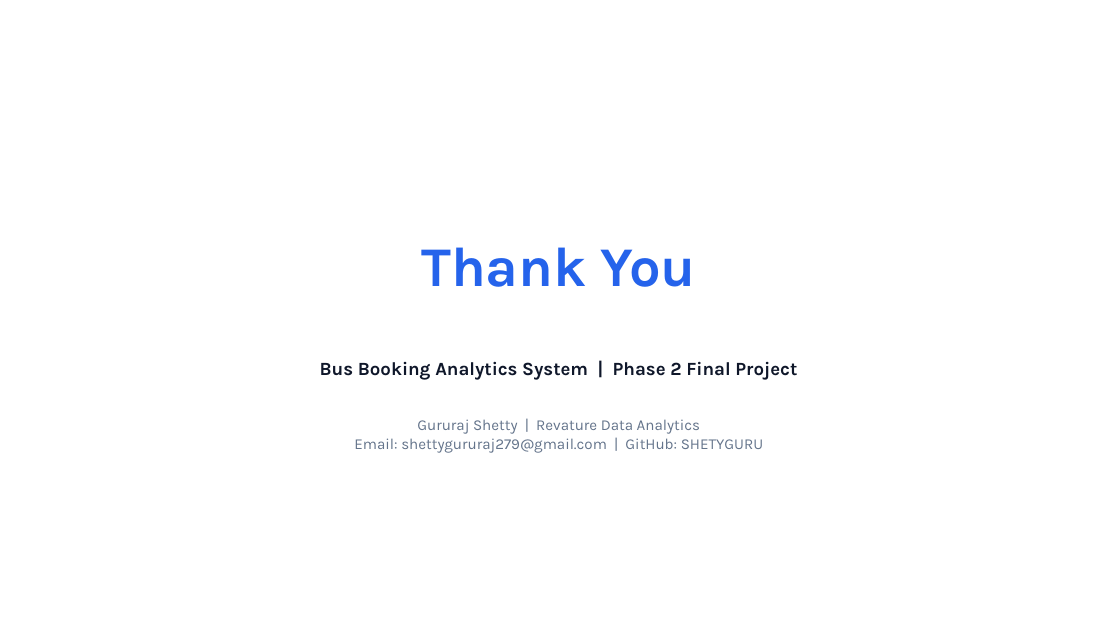
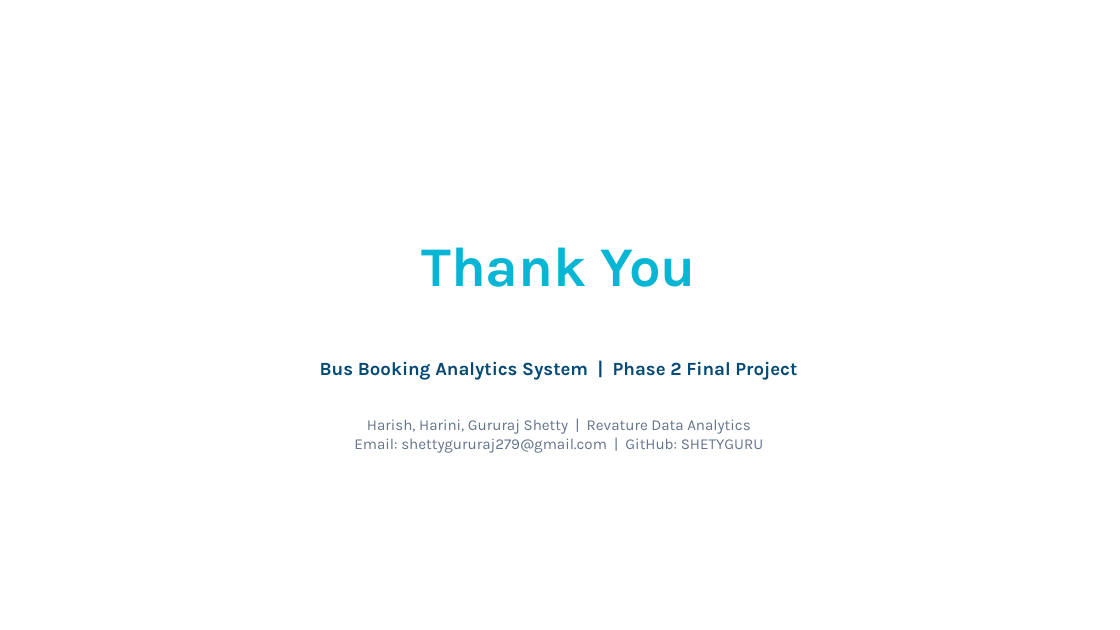
Before and after one commit to SHETYGURU/Revature-Bus-Booking-Analytical-System-, a slide deck: slide 15 of Bus Booking Analytics System (PowerBI)/documents/Bus_Booking_Analytics_PowerBI_light.pptx. Drawn at 1120x630 pixels with LibreOffice and Linux fonts; fonts in the diff are those of the drawing. Boxes give left, top, right and bottom in pixels: in the first picture for what was removed or moved away, otherwise in the second. Text is boxed around its words. In the diff, an @@ line names an element or a change of style, - is before the commit and + after.

```diff
--- a/Bus Booking Analytics System (PowerBI)/documents/Bus_Booking_Analytics_PowerBI_light.pptx
+++ b/Bus Booking Analytics System (PowerBI)/documents/Bus_Booking_Analytics_PowerBI_light.pptx
@@ text "Thank You" at (421,247,696,287): text colour #2563EB to #06B6D4 @@
@@ text "Bus Booking Analytics System | ..." at (320,361,797,380): text colour #0F172A to #054A75 @@
@@ text at (354,419,763,453): text changed @@
-Gururaj Shetty | Revature Data Analytics
-Email: shettygururaj279@gmail.com | GitHub: SHETYGURU
+Harish, Harini, Gururaj Shetty | Revature Data Analytics
+Email: shettygururaj279@gmail.com | GitHub: SHETYGURU
```
Also in this commit, not shown: 14 other slides changed.
